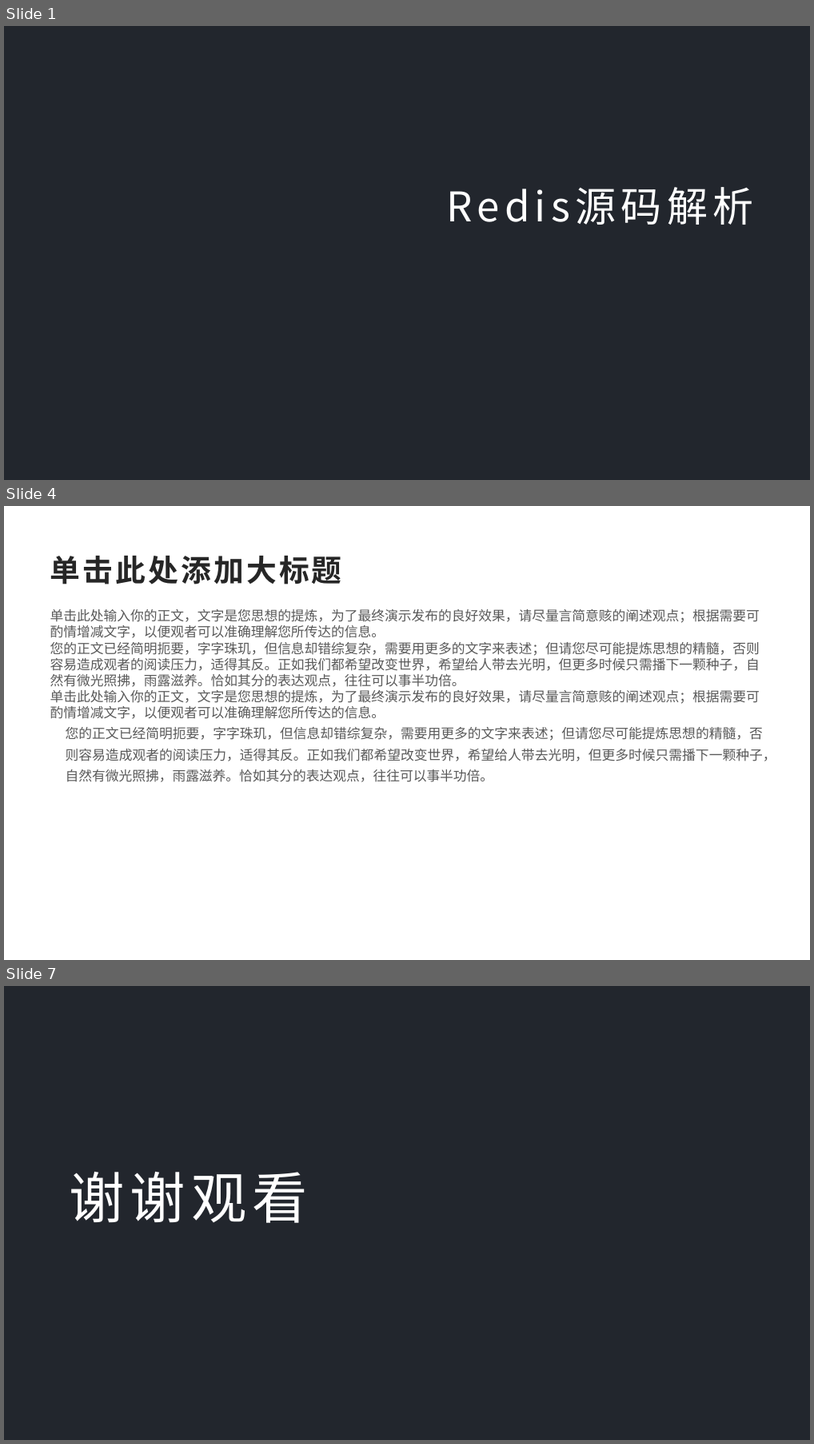
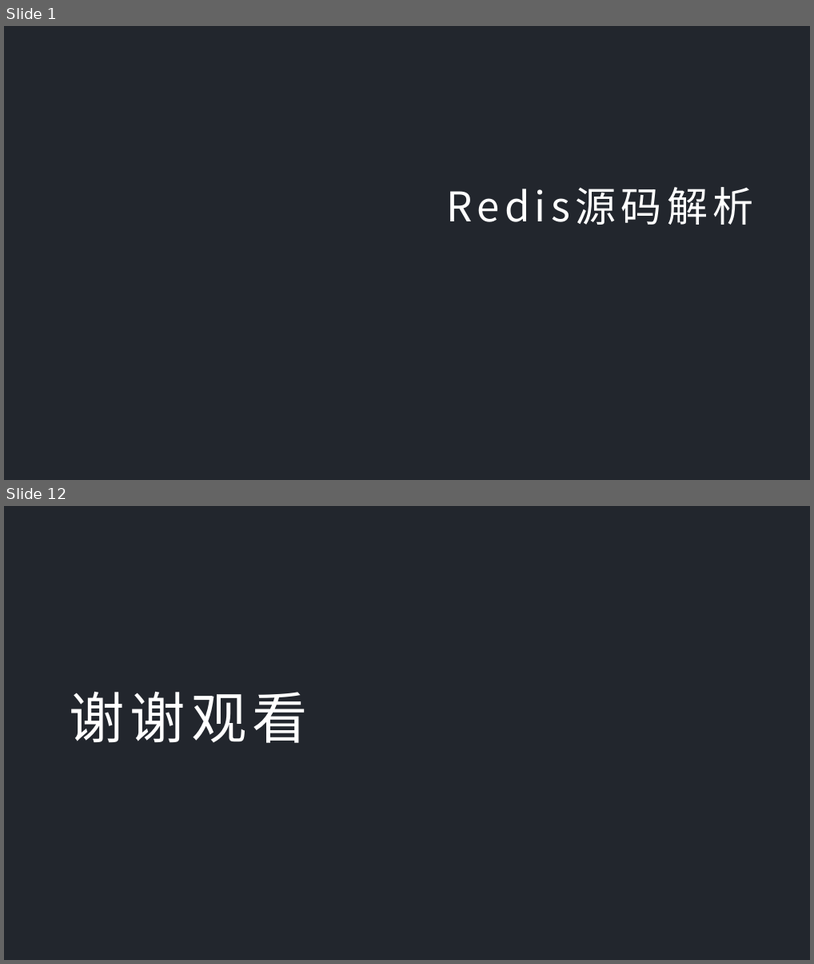
Before and after one commit to dylan7168/springcloud, a slide deck: document/SpringCloud融会贯通/07-Redis源码解析.pptx. Shown one above the other, each under a label of ours: slides 1, 4 and 7 before the commit, slides 1 and 12 after it; the slides between them are not shown. The pictures are 814x1444 and 814x964 pixels, drawn with LibreOffice and Linux fonts; fonts in the diff are those of the drawing; background and template pictures are left out. Boxes give left, top, right and bottom in pixels: in the first picture for what was removed or moved away, otherwise in the second. Text is boxed around its words. In the diff, an @@ line names an element or a change of style, - is before the commit and + after.

```diff
--- a/document/SpringCloud融会贯通/07-Redis源码解析.pptx
+++ b/document/SpringCloud融会贯通/07-Redis源码解析.pptx
@@ slide 4 removed at (4,506,810,960), background #FFFFFF @@
@@ text removed at (50,556,342,584) @@
-单击此处添加大标题
@@ text removed at (50,609,777,782) @@
-单击此处输入你的正文，文字是您思想的提炼，为了最终演示发布的良好效果，请尽量言简意赅的阐述观点；根据需要可酌情增减文字，以便观者可以准确理解您所传达的信息。 您的正文已经简明扼要，字字珠玑，但信息却错综复杂，需要用更多的文字来表述；但请您尽可能提炼思想的精髓，否则容易造成观者的阅读压力，适得其反。正如我们都希望改变世界，希望给人带去光明，但更多时候只需播下一颗种子，自然有微光照拂，雨露滋养。恰如其分的表达观点，往往可以事半功倍。 单击此处输入你的正文，文字是您思想的提炼，为了最终演示发布的良好效果，请尽量言简意赅的阐述观点；根据需要可酌情增减文字，以便观者可以准确理解您所传达的信息。 您的正文已经简明扼要，字字珠玑，但信息却错综复杂，需要用更多的文字来表述；但请您尽可能提炼思想的精髓，否则容易造成观者的阅读压力，适得其反。正如我们都希望改变世界，希望给人带去光明，但更多时候只需播下一颗种子，自然有微光照拂，雨露滋养。恰如其分的表达观点，往往可以事半功倍。
@@ what was slide 7 is now slide 12 @@
```
Also in this commit, not shown: 3 slides changed, 7 slides added, 1 other slide removed, 5 other files.
